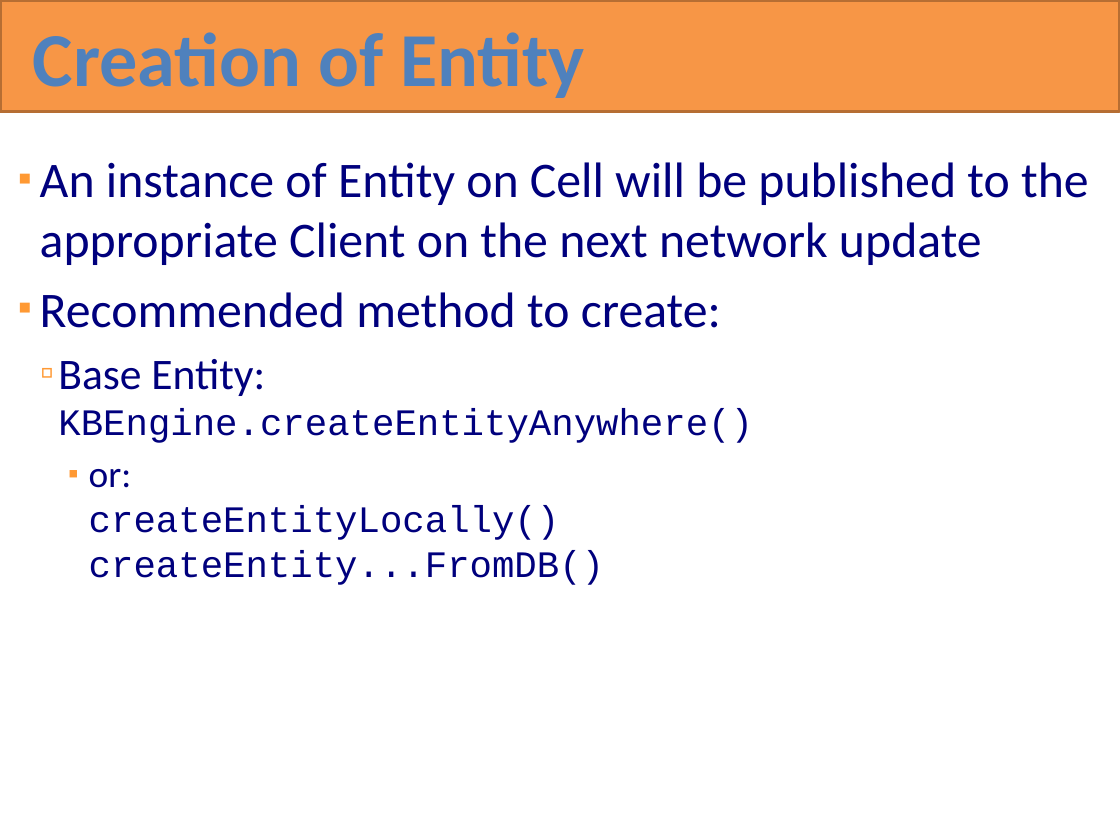
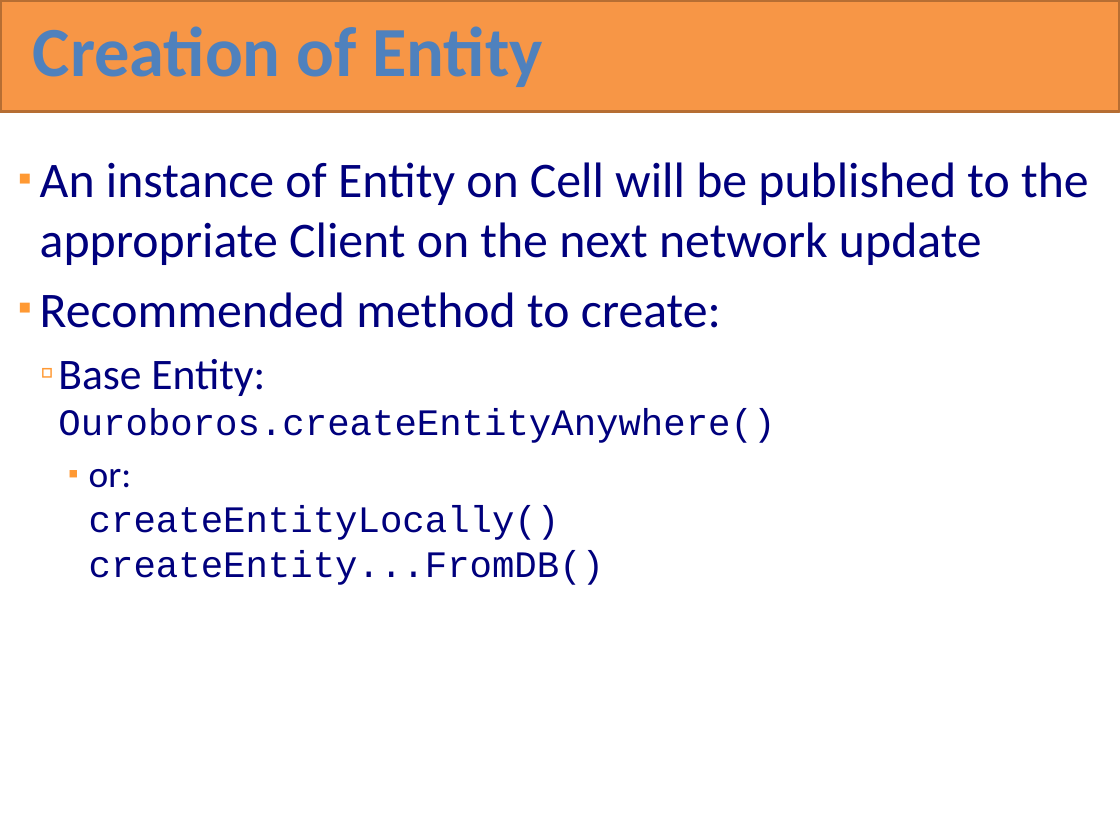
Before and after one commit to RottenVisions/ouroboros, a slide deck: slide 91 of docs/Ouroboros overview(en).pptx. Drawn at 1120x840 pixels with LibreOffice and Linux fonts; fonts in the diff are those of the drawing. Boxes give left, top, right and bottom in pixels: in the first picture for what was removed or moved away, otherwise in the second. Text is boxed around its words. In the diff, an @@ line names an element or a change of style, - is before the commit and + after.

```diff
--- a/docs/Ouroboros overview(en).pptx
+++ b/docs/Ouroboros overview(en).pptx
@@ text "Creation of Entity" at bbox=[33, 26, 543, 87]: size 49 to 45.3 pt; line spacing 1 to 0.8 @@
@@ text at bbox=[58, 359, 775, 443]: text changed @@
-  ▫ Base Entity:
-    KBEngine.createEntityAnywhere()
+  ▫ Base Entity:
+    Ouroboros.createEntityAnywhere()
```
Also in this commit, not shown: 112 other slides changed, 2 other files.
